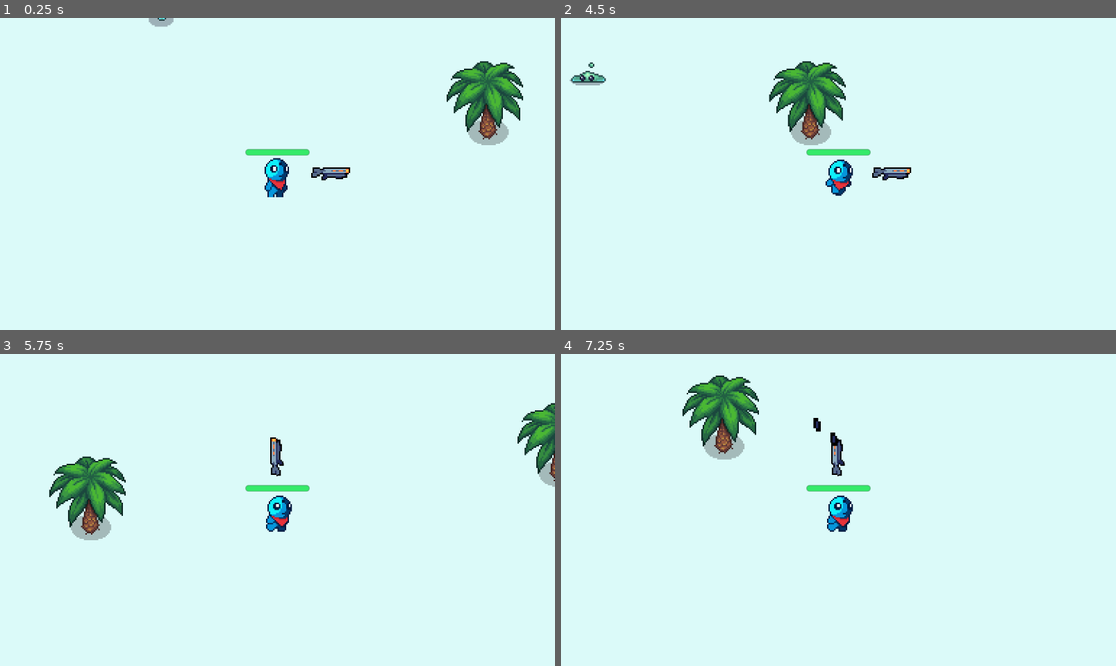
Above: before the commit, frames 1-4 (two rows, left to right).
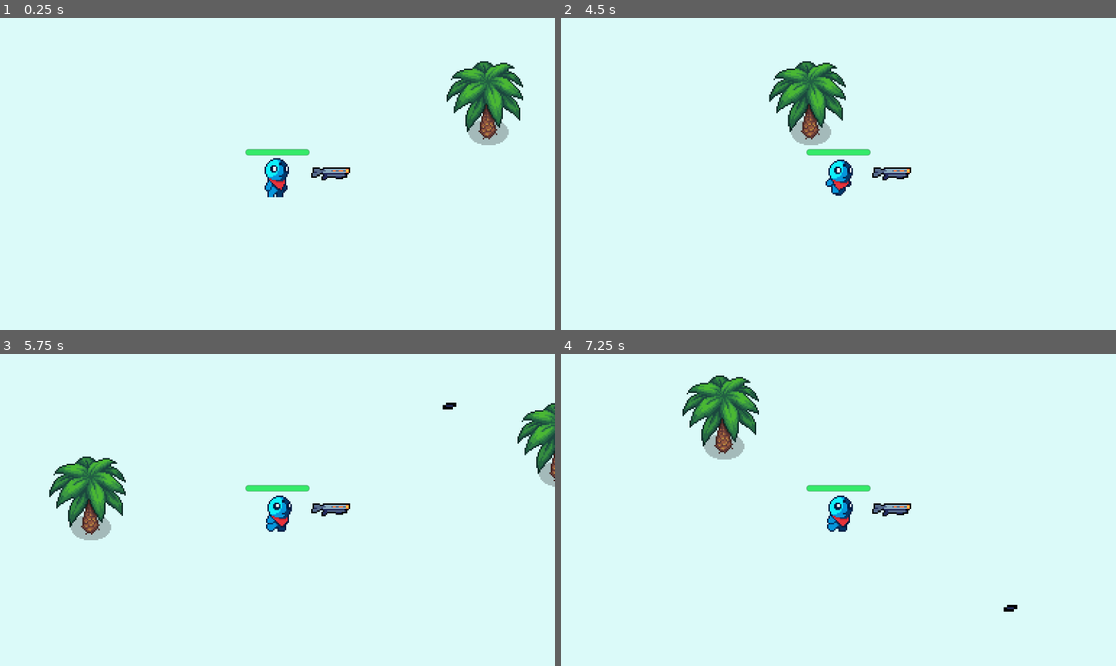
Above: after the commit, the same moments.

Repository: Omarfadalla/Survival-Extreme
Game: Godot game, scene res://Game/game.tscn
The game is run twice, just before and just after one commit, with the same random seed, the same clock (stepped at 60 frames per second) and the same inputs.
Inputs (mouse positions are in pixels of both pictures, inside the frame that each line leads up to):
- Up to frame 1 (0.25 s): no input
- Up to frame 2 (4.5 s): tap Enter at 0.5 s; move the mouse to (960, 158) at 0.52 s; hold D (move_right) 0.53-1.28 s; tap Alt at 0.6, 2.1, 3.6 s; click (960, 158) at 0.67 s; move the mouse to (727, 189) at 1.27 s; hold S (move_down) 1.28-2.03 s; tap Shift at 1.35, 2.85, 4.35 s; move the mouse to (894, 105) at 2.02 s; hold D (move_right) 2.03-2.78 s; move the mouse to (810, 236) at 2.77 s; hold W (move_up) 2.78-3.53 s; click (810, 236) at 2.92 s; move the mouse to (1005, 220) at 3.52 s; hold Left (move_left) from 3.53 s (still down); move the mouse to (672, 127) at 4.27 s
- Up to frame 3 (5.75 s): move the mouse to (305, 510) at 5.02 s; release Left (move_left) at 5.03 s; hold S (move_down) from 5.03 s (still down); tap Alt at 5.1 s; click (305, 510) at 5.17 s
- Up to frame 4 (7.25 s): move the mouse to (755, 432) at 5.77 s; release S (move_down) at 5.78 s; hold D (move_right) 5.78-6.53 s; tap Shift at 5.85 s; move the mouse to (960, 494) at 6.52 s; hold W (move_up) from 6.53 s (still down); tap Alt at 6.6 s

The runs differ from the first frame. In frame 1, 0.1% of the frame differs, in the area x 26-32%, y 0-3%; in frame 2, 0.2%; in frame 3, 0.5%; in frame 4, 0.6%, in the area x 45-83%, y 20-83%.

Commit message:
added mod spawning

Diff:
--- /dev/null
+++ b/Game/game.gd
@@ -0,0 +1,13 @@
+extends Node2D
+
+
+func spawn_mob():
+	var new_mob = preload("res://mobs/slime_mob.tscn").instantiate()
+	%PathFollow2D.progress_ratio = randf()
+	new_mob.global_position = %PathFollow2D.global_position
+	add_child(new_mob)
+
+
+func _on_timer_timeout() -> void:
+	spawn_mob()
+	pass # Replace with function body.
--- a/Game/game.tscn
+++ b/Game/game.tscn
@@ -1,20 +1,27 @@
 [gd_scene format=3 uid="uid://dupj8yfbk5hkf"]
 
 [ext_resource type="PackedScene" uid="uid://bgvp4r1wnj7qs" path="res://Player/player.tscn" id="1_bk3v5"]
+[ext_resource type="Script" uid="uid://buixg5p0jfw8o" path="res://Game/game.gd" id="1_jcm6v"]
 [ext_resource type="PackedScene" uid="uid://cghh4q7f07pe0" path="res://Trees/palm_tree.tscn" id="2_1r4le"]
-[ext_resource type="PackedScene" uid="uid://jor3sqptid6n" path="res://mobs/slime_mob.tscn" id="2_7raqb"]
+
+[sub_resource type="Curve2D" id="Curve2D_fwxkx"]
+_data = {
+"points": PackedVector2Array(0, 0, 0, 0, -1977, -1247, 0, 0, 0, 0, 2073, -1258, 0, 0, 0, 0, 2126, 1796, 0, 0, 0, 0, -1969, 1780, 0, 0, 0, 0, -1977, -1251)
+}
+point_count = 5
 
 [node name="Game" type="Node2D" unique_id=221646249]
+script = ExtResource("1_jcm6v")
 
 [node name="CanvasLayer" type="CanvasLayer" parent="." unique_id=25220270]
 layer = -1
 
 [node name="ColorRect" type="ColorRect" parent="CanvasLayer" unique_id=552029609]
 anchors_preset = -1
-offset_left = -2311.0
-offset_top = -1687.0
-offset_right = 2426.0
-offset_bottom = 2223.0
+offset_left = -1728.0
+offset_top = -942.0
+offset_right = 1918.0
+offset_bottom = 1539.0
 color = Color(0.85979646, 0.9780063, 0.9750077, 1)
 
 [node name="Trees" type="Node2D" parent="." unique_id=363100277]
@@ -32,11 +39,20 @@
 [node name="PalmTree4" parent="Trees" unique_id=1407243447 instance=ExtResource("2_1r4le")]
 position = Vector2(193, 161)
 
-[node name="Mobs" type="Node2D" parent="." unique_id=1136592354]
-position = Vector2(-8, -4)
-
-[node name="SlimeMob" parent="Mobs" unique_id=773878757 instance=ExtResource("2_7raqb")]
-position = Vector2(-77, -115)
-
 [node name="Player" parent="." unique_id=330361035 instance=ExtResource("1_bk3v5")]
 position = Vector2(-1, -3)
+
+[node name="Path2D" type="Path2D" parent="Player" unique_id=983850031]
+position = Vector2(1, 3)
+curve = SubResource("Curve2D_fwxkx")
+
+[node name="PathFollow2D" type="PathFollow2D" parent="Player/Path2D" unique_id=353564926]
+unique_name_in_owner = true
+position = Vector2(-1977, -1247)
+rotation = -0.0027160426
+
+[node name="Timer" type="Timer" parent="." unique_id=129272734]
+wait_time = 0.3
+autostart = true
+
+[connection signal="timeout" from="Timer" to="." method="_on_timer_timeout"]
--- a/slime_mob.gd
+++ b/slime_mob.gd
@@ -17,7 +17,7 @@
 
 func _physics_process(_delta: float) -> void:
 	var direction = global_position.direction_to(player.global_position)
-	velocity = direction * 20
+	velocity = direction * 100
 	move_and_slide()
 	pass
 
Not shown, added: Game/game.gd.uid
